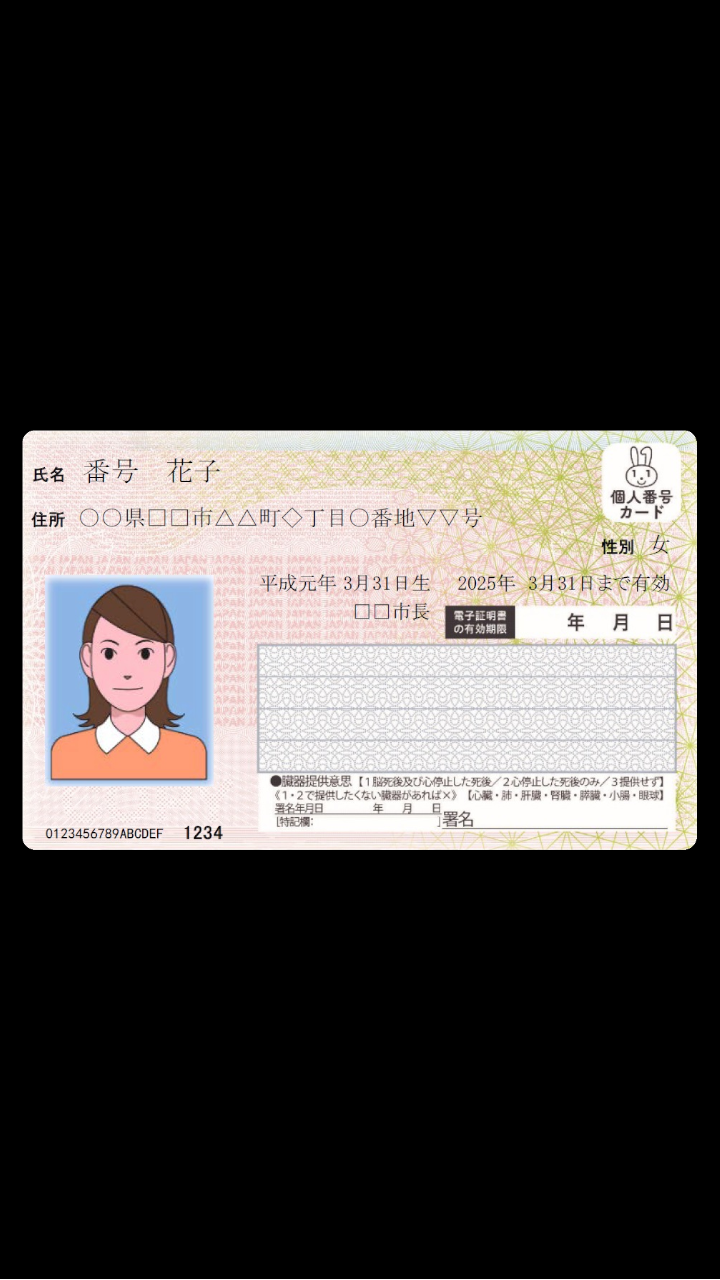
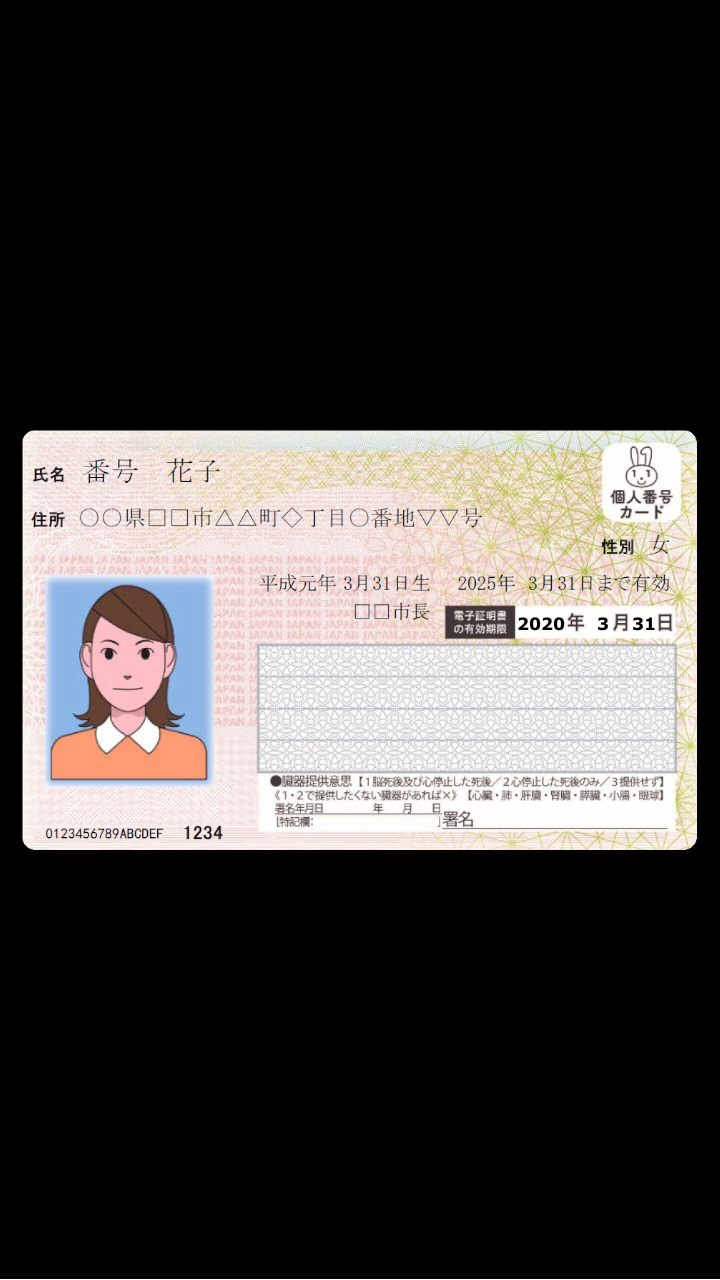
Before/after of a 720 × 1280 layered artwork. What changed in the layer stack:
added layer "My number expiration date" above "My number" over [518, 617, 655, 631]
